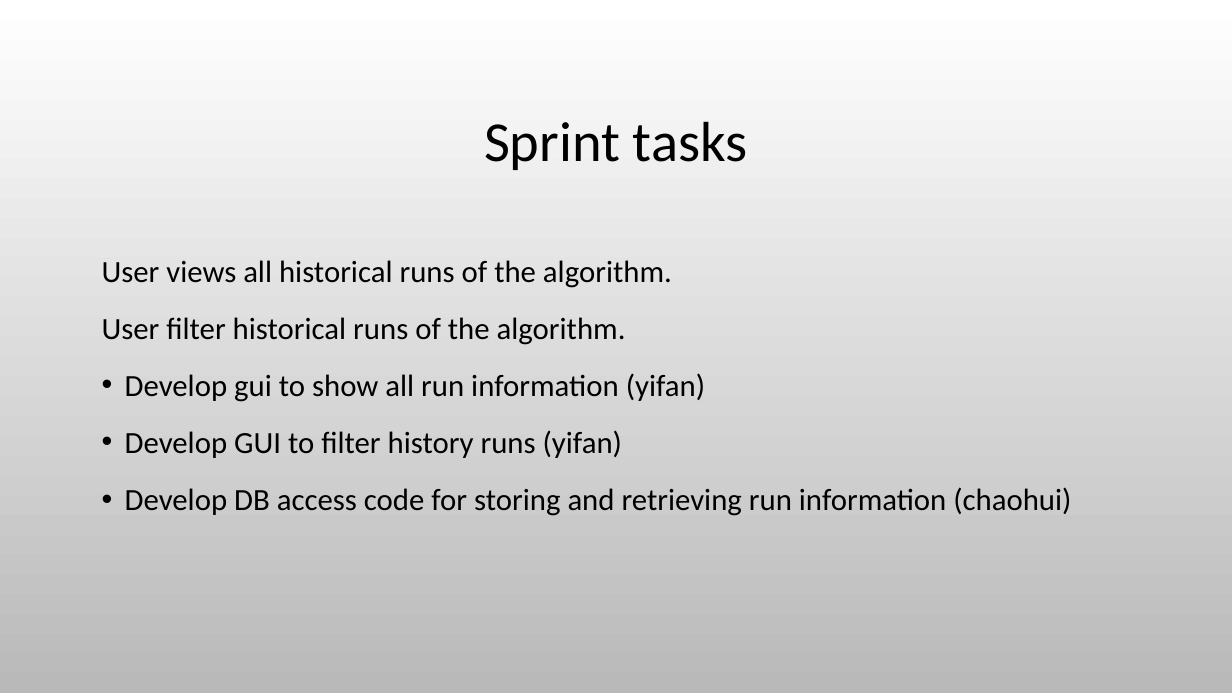
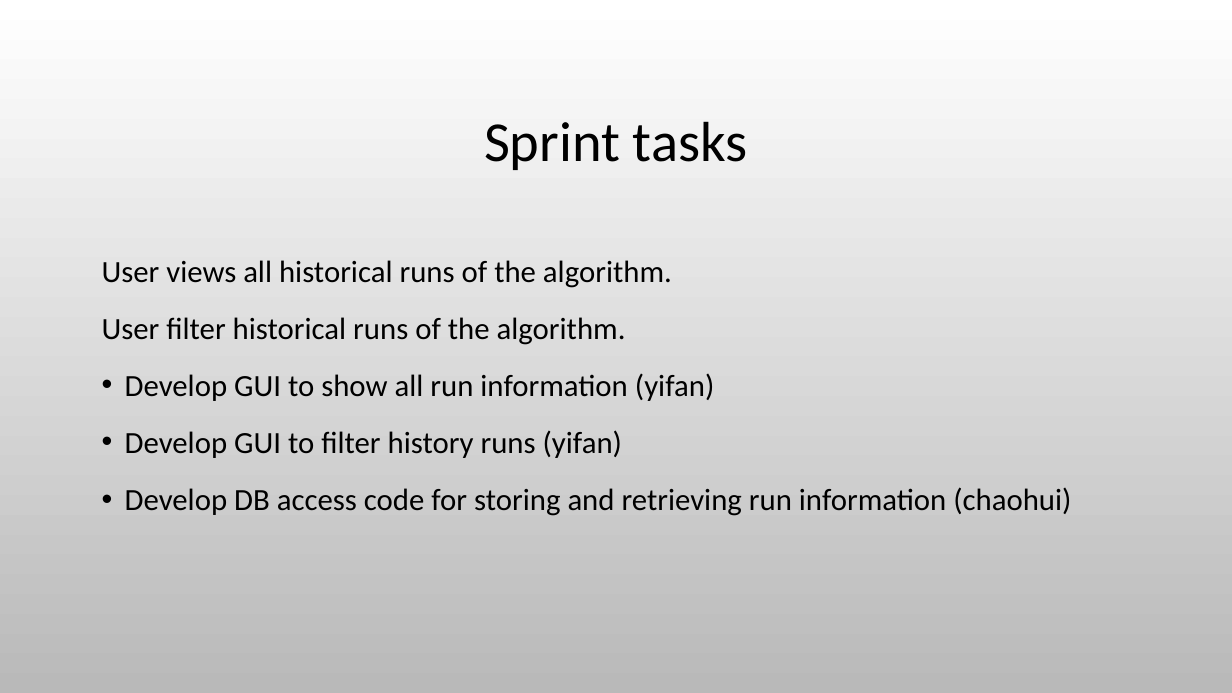
Before and after one commit to 2012215434/CS744, a slide deck: slide 7 of documents/Presentation3.pptx. Drawn at 1232x693 pixels with LibreOffice and Linux fonts; fonts in the diff are those of the drawing; background and template pictures are left out. Boxes give left, top, right and bottom in pixels: in the first picture for what was removed or moved away, otherwise in the second. Text is boxed around its words. In the diff, an @@ line names an element or a change of style, - is before the commit and + after.

```diff
--- a/documents/Presentation3.pptx
+++ b/documents/Presentation3.pptx
@@ text at [125,373,714,401]: text changed @@
-• Develop gui to show all run information (yifan)
+• Develop GUI to show all run information (yifan)
```
Also in this commit, not shown: 2 other slides changed, 2 other files.
